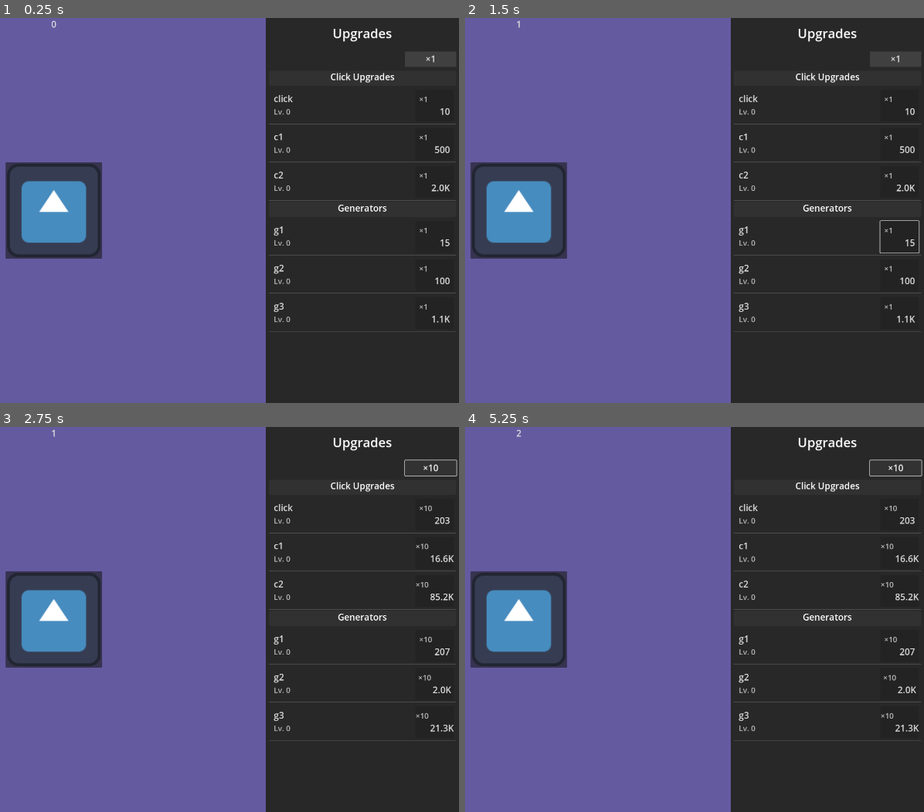
Above: before the commit, frames 1-4 (two rows, left to right).
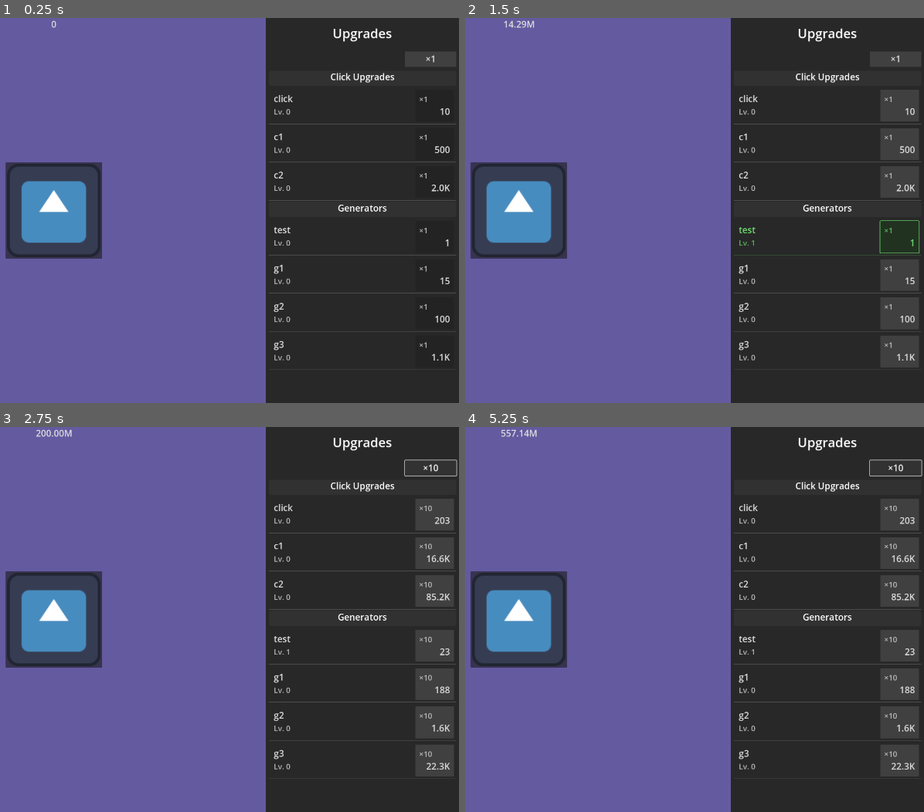
Above: after the commit, the same moments.

Repository: rwajm/godot-clicker
Game: Godot game, scene res://scenes/main.tscn
Two runs of this game, one before a commit and one after it. Both use one fixed random seed, a clock stepped at 60 frames per second and the inputs below. The engine's default icon, where the game draws it, is replaced by a stand-in: a white triangle on a blue panel in a dark square.
Inputs (mouse positions are in pixels of both pictures, inside the frame that each line leads up to):
- Up to frame 1 (0.25 s): no input
- Up to frame 2 (1.5 s): click (520, 210) at 0.5 s; click (901, 237) at 1.27 s
- Up to frame 3 (2.75 s): click "×1" at 2 s
- Up to frame 4 (5.25 s): click "×10" at 2.75 s; click "×100" at 3.5 s; click (520, 619) at 4.25 s; click "×1" at 5 s

The runs differ from the first frame. In frame 1, 0.2% of the frame differs, in the area x 59-98%, y 54-89%; in frame 2, 3.6%; in frame 3, 4.2%, in the area x 7-99%, y 0-90%; in frame 4, 4.2%.

Commit message:
생산량 반영 로직 수정, 업그레이드 버튼 ui 일부 수정
생산량 타이머 최소 간격 0.1초(공용 타이머)
업그레이드 버튼 내 텍스트  라벨 위치 올바르게 조정(각각 왼쪽 위, 오른쪽 아래)
테스트용 임시 발전기 추가

Diff:
--- a/scenes/upgrade_item.tscn
+++ b/scenes/upgrade_item.tscn
@@ -61,18 +61,31 @@
 mouse_filter = 1
 theme_override_styles/panel = SubResource("StyleBoxEmpty_n2pwb")
 
-[node name="HBoxContainer" type="HBoxContainer" parent="HBoxContainer/UpgradeButton/PanelContainer"]
+[node name="Control" type="Control" parent="HBoxContainer/UpgradeButton/PanelContainer"]
 layout_mode = 2
+mouse_filter = 1
 
-[node name="QuantityLabel" type="Label" parent="HBoxContainer/UpgradeButton/PanelContainer/HBoxContainer"]
-layout_mode = 2
+[node name="QuantityLabel" type="Label" parent="HBoxContainer/UpgradeButton/PanelContainer/Control"]
+layout_mode = 1
+offset_right = 27.0
+offset_bottom = 34.0
 size_flags_vertical = 0
 text = "×1"
 label_settings = ExtResource("4_0e4al")
 
-[node name="CostLabel" type="Label" parent="HBoxContainer/UpgradeButton/PanelContainer/HBoxContainer"]
-layout_mode = 2
-size_flags_horizontal = 10
+[node name="CostLabel" type="Label" parent="HBoxContainer/UpgradeButton/PanelContainer/Control"]
+layout_mode = 1
+anchors_preset = 3
+anchor_left = 1.0
+anchor_top = 1.0
+anchor_right = 1.0
+anchor_bottom = 1.0
+offset_left = -16.0
+offset_top = -39.0
+grow_horizontal = 0
+grow_vertical = 0
+size_flags_horizontal = 8
 size_flags_vertical = 8
 text = "0"
 label_settings = ExtResource("3_isks0")
+horizontal_alignment = 2
--- a/scripts/defs/mine_def.gd
+++ b/scripts/defs/mine_def.gd
@@ -35,11 +35,20 @@
 
 # 발전기 목록
 static var generators = {
+	"test": {
+		"name": "test",
+		"description": "test generator",
+		"base_cost": 1.0,
+		"cost_multiplier": 1.15,
+		"yield": 10000000.0,
+		"yield_multiplier": 1.0,
+		"interval": 0.07
+	},
 	"g1": {
 		"name": "g1",
 		"description": "generator 1",
 		"base_cost": 15.0,
-		"cost_multiplier": 1.07,
+		"cost_multiplier": 1.05,
 		"yield": 1.0,
 		"yield_multiplier": 1.0,
 		"interval": 1.0
@@ -48,7 +57,7 @@
 		"name": "g2",
 		"description": "generator 2",
 		"base_cost": 100.0,
-		"cost_multiplier": 1.15,
+		"cost_multiplier": 1.10,
 		"yield": 4.0,
 		"yield_multiplier": 1.0,
 		"interval": 0.5
@@ -57,7 +66,7 @@
 		"name": "g3",
 		"description": "generator 3",
 		"base_cost": 1100.0,
-		"cost_multiplier": 1.14,
+		"cost_multiplier": 1.15,
 		"yield": 8.0,
 		"yield_multiplier": 1.0,
 		"interval": 0.25
--- a/scripts/defs/mine_generator.gd
+++ b/scripts/defs/mine_generator.gd
@@ -23,7 +23,9 @@
 
 	if interval > 0.0:
 		is_auto_generator = true
-		_setup_timer()
+		# 1초 초과 간격만 개별 타이머 사용
+		if interval > 0.1:
+			_setup_timer()
 
 func _load_item_data():
 	if MineDefs.click_upgrades.has(item_id):
@@ -99,14 +101,14 @@
 		current_cost = base_cost * pow(cost_multiplier, level)
 
 func _start_generator_if_needed():
-	if is_auto_generator and timer and count > 0:
-		if timer.is_stopped():
+	if is_auto_generator and count > 0:
+		if timer and timer.is_stopped():
 			timer.start()
 
 func _on_timer_tick():
 	if count > 0:
 		var generated_amount = base_yield * count * current_yield_multiplier
-		EventBus.mine_resource_generated.emit(item_id, generated_amount)
+		EventBus.mine_resource_generated.emit(generated_amount)
 
 func trigger_click() -> float:
 	if not is_auto_generator and level > 0:
@@ -122,12 +124,28 @@
 	if timer and is_auto_generator and count > 0:
 		timer.start()
 
+# === 외부 접근 함수들 ===
+func get_generator_info() -> Dictionary:
+	"""발전기 상세 정보 반환"""
+	return {
+		"id": item_id,
+		"name": get_name(),
+		"description": get_description(),
+		"level_or_count": get_level(),
+		"cost": get_cost(),
+		"current_yield": get_current_yield(),
+		"yield_per_second": get_yield_per_second(),
+		"interval": interval,
+		"is_auto": is_auto_generator,
+		"uses_shared_timer": is_auto_generator and interval <= 1.0
+	}
+
 func get_save_data() -> Dictionary:
 	return {
 		"item_id": item_id,
 		"level": level,
 		"count": count,
-		"current_yield_multiplier": current_yield_multiplier
+		"current_yield_multiplier": current_yield_multiplier,
 	}
 
 func load_save_data(data: Dictionary):
--- a/scripts/main.gd
+++ b/scripts/main.gd
@@ -12,7 +12,6 @@
 func _ready():
 	EventBus.money_changed.connect(_on_money_changed)
 	EventBus.mine_clicked.connect(_on_mine_clicked)
-	EventBus.mine_income_changed.connect(_on_income_changed)
 	quantity_selector.pressed.connect(_on_quantity_selector_pressed)
 
 	_setup_upgrade_items()
@@ -95,14 +94,12 @@
 			income_label.visible = false
 
 func _format_number(number: float) -> String:
-	if number < 1000:
+	if number < 1000000:
 		return str(int(number))
-	elif number < 1000000:
-		return "%.1fK" % (number / 1000.0)
 	elif number < 1000000000:
-		return "%.1fM" % (number / 1000000.0)
+		return "%.2fM" % (number / 1000000.0)
 	else:
-		return "%.1fB" % (number / 1000000000.0)
+		return "%.2fB" % (number / 1000000000.0)
 
 # 클릭 효과(클릭당 수입 표시)
 func _show_click_feedback(amount: float):
--- a/scripts/managers/event_bus.gd
+++ b/scripts/managers/event_bus.gd
@@ -6,8 +6,7 @@
 signal gems_changed(new_amount: int)
 
 # 광산(클리커)
-signal mine_resource_generated(item_id: String, amount: float)
+signal mine_clicked(amount: float)
+signal mine_resource_generated(amount: float)
 signal mine_upgrade_purchased(upgrade_id: String, new_level: int)
 signal mine_generator_purchased(generator_id: String, new_count: int)
-signal mine_income_changed(new_income: float)
-signal mine_clicked(amount: float)
--- a/scripts/managers/mine_manager.gd
+++ b/scripts/managers/mine_manager.gd
@@ -9,31 +9,58 @@
 var boost_multiplier: float = 1.0
 var boost_isActive: bool = false
 
-var income_timer: Timer
+var shared_timer: Timer  # 공유 0.1초 타이머
+var fast_generators: Array = []  # 0.1초 이하 간격 발전기 목록
 
 func _ready():
 	_initialize_mine_items()
 	_connect_signals()
+	_setup_shared_timer()
 
 func _initialize_mine_items():
 	for upgrade_id in MineDefs.click_upgrades.keys():
 		var generator = MineGenerator.new(upgrade_id)
 		mine_items[upgrade_id] = generator
-		if generator.timer:
+		if generator.timer: # 추후 클릭 효과 구현시 필요
 			add_child(generator.timer)
 
 	for generator_id in MineDefs.generators.keys():
 		var generator = MineGenerator.new(generator_id)
 		mine_items[generator_id] = generator
-		if generator.timer:
-			add_child(generator.timer)
+
+		if generator.is_auto_generator:
+			if generator.interval <= 0.1:
+				fast_generators.append(generator)
+			else:
+				if generator.timer:
+					add_child(generator.timer)
 
 func _connect_signals():
 	EventBus.mine_resource_generated.connect(_on_resource_generated)
 
-func _on_resource_generated(item_id: String, amount: float):
+func _setup_shared_timer():
+	shared_timer = Timer.new()
+	shared_timer.wait_time = 0.1
+	shared_timer.timeout.connect(_process_fast_generators)
+	shared_timer.autostart = true
+	add_child(shared_timer)
+
+func _on_resource_generated(amount: float):
 	var final_amount = amount * boost_multiplier
 	GameData.add_money(final_amount)
+
+func _process_fast_generators():
+	var total_fast_income = 0.0
+
+	for generator in fast_generators:
+		if generator.count > 0:
+			# 초당 생산량 = (기본 생산량 * 개수 * 배수) / 간격
+			var income_per_second = (generator.base_yield * generator.count * generator.current_yield_multiplier) / generator.interval
+			total_fast_income += income_per_second
+
+	if total_fast_income > 0:
+		var final_amount = total_fast_income * 0.1
+		EventBus.mine_resource_generated.emit(final_amount)
 
 func purchase_item(item_id: String) -> bool:
 	if not mine_items.has(item_id):
@@ -50,7 +77,6 @@
 		else:
 			EventBus.mine_upgrade_purchased.emit(item_id, item.level)
 
-		_update_income()
 		return true
 
 	return false
@@ -77,9 +103,6 @@
 			total += mine_items[generator_id].get_yield_per_second()
 	return total
 
-func _update_income():
-	EventBus.mine_income_changed.emit(get_income())
-
 func process_mine_click() -> float:
 	var total_generated = base_click_power
 	for upgrade_id in MineDefs.click_upgrades.keys():
@@ -87,11 +110,10 @@
 			var click_yield = mine_items[upgrade_id].trigger_click()
 			total_generated += click_yield
 
-	var final_amount = total_generated * click_multiplier * boost_multiplier
+	var final_amount = total_generated * click_multiplier
 
-	print("final_amount =", final_amount)
-	GameData.add_money(final_amount)
 	EventBus.mine_clicked.emit(final_amount)
+	EventBus.mine_resource_generated.emit(final_amount)
 
 	return final_amount
 
@@ -112,20 +134,19 @@
 			generators.append(mine_items[generator_id])
 	return generators
 
-# 발전기 제어
 func stop_all_generators():
 	for generator_id in MineDefs.generators.keys():
 		if mine_items.has(generator_id):
 			mine_items[generator_id].stop_generator()
-	if income_timer:
-		income_timer.stop()
+	if shared_timer:
+		shared_timer.stop()
 
 func start_all_generators():
 	for generator_id in MineDefs.generators.keys():
 		if mine_items.has(generator_id):
 			mine_items[generator_id].start_generator()
-	if income_timer:
-		income_timer.start()
+	if shared_timer:
+		shared_timer.start()
 
 # save & load
 func get_save_data() -> Dictionary:
@@ -144,8 +165,6 @@
 	for item_id in items_data.keys():
 		if mine_items.has(item_id):
 			mine_items[item_id].load_save_data(items_data[item_id])
-
-	_update_income()
 
 # debugging
 func debug_print_all_items():
@@ -173,5 +192,4 @@
 			item.timer.stop()
 
 	GameData.money = 0.0
-	_update_income()
 	print("All items reset!")
--- a/scripts/upgrade_item.gd
+++ b/scripts/upgrade_item.gd
@@ -10,8 +10,8 @@
 @onready var name_label = $HBoxContainer/VBoxContainer/NameLabel
 @onready var level_label = $HBoxContainer/VBoxContainer/LevelLabel
 @onready var upgrade_button = $HBoxContainer/UpgradeButton
-@onready var quantity_label = $HBoxContainer/UpgradeButton/PanelContainer/HBoxContainer/QuantityLabel
-@onready var cost_label = $HBoxContainer/UpgradeButton/PanelContainer/HBoxContainer/CostLabel
+@onready var quantity_label = $HBoxContainer/UpgradeButton/PanelContainer/Control/QuantityLabel
+@onready var cost_label = $HBoxContainer/UpgradeButton/PanelContainer/Control/CostLabel
 
 func _ready():
 	upgrade_button.pressed.connect(_on_purchase_pressed)
Not shown, removed: assets/label_settings_description.tres22603505.tmp
Not shown, removed: assets/label_settings_title.tres24570680.tmp
Not shown, removed: assets/style_box_flat_button.tres26549865.tmp
Not shown, removed: assets/style_box_flat_item.tres28532406.tmp
Not shown, removed: scenes/clicker_button.tscn30485072.tmp
Not shown, removed: scenes/main.tscn241141268.tmp
Not shown, removed: scenes/main.tscn32457927.tmp
Not shown, removed: scenes/upgrade_item.tscn34418938.tmp
